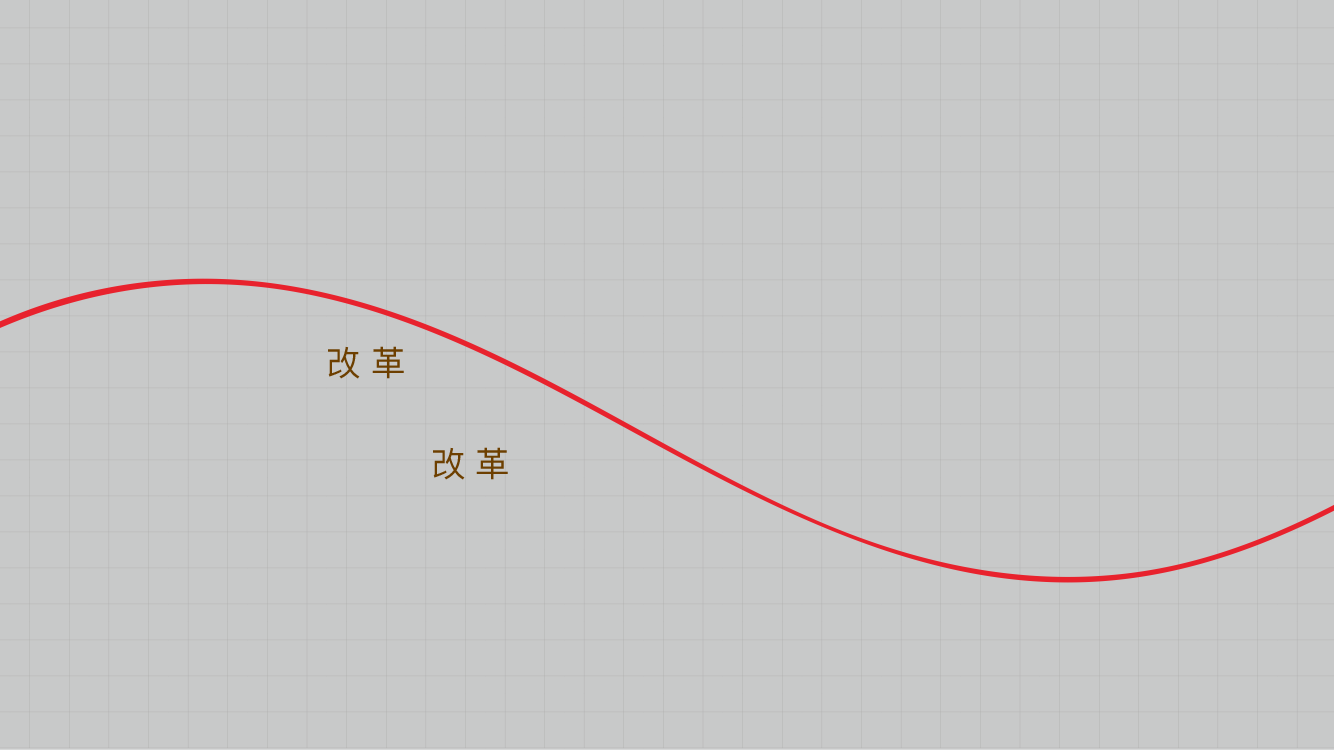
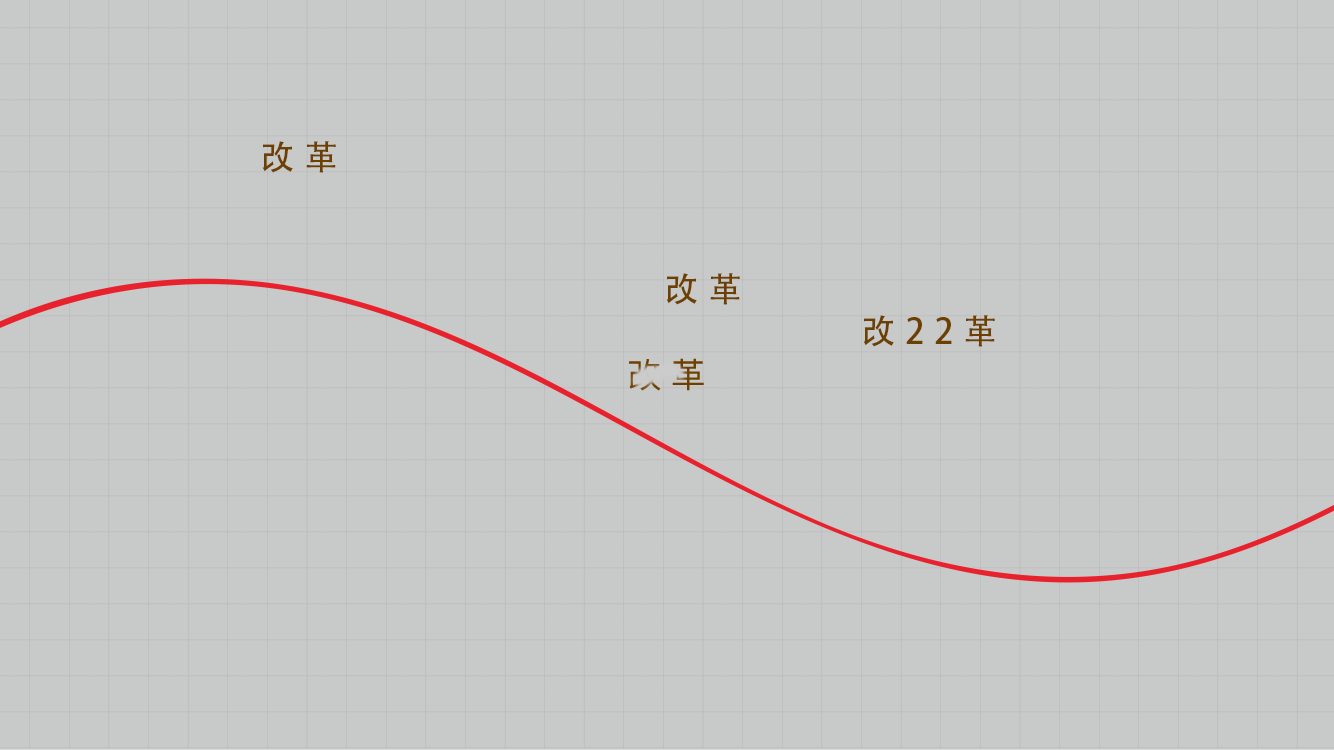
Before/after of a 1334 x 750 layered artwork. What changed in the layer stack:
painted on "改革" (1st of 3) over [433, 358, 704, 480]
removed layer "改革1" over [328, 346, 404, 379]
removed group "背景灰色" (3 layers) over [262, 141, 995, 480]
added layer "改革" (2nd of 3) above "改革" over [863, 315, 995, 347]
added layer "改革" (3rd of 3) above "改革22" over [666, 273, 740, 305]
added layer "改革22" above "背景灰色" over [262, 141, 336, 173]
renamed "<编组>" to "背景灰色", moved it out of group "背景灰色", painted on it over [262, 141, 995, 480]
removed layer "<矩形>" (was 16%) from group "背景灰色" over [262, 141, 995, 480]
removed layer "<图像>" from group "背景灰色" over [262, 141, 995, 480]
